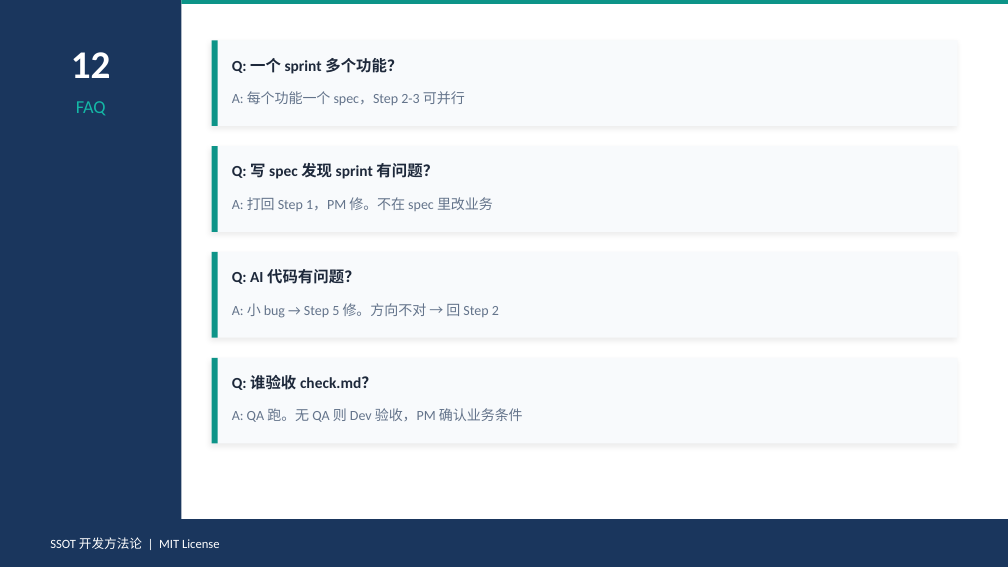
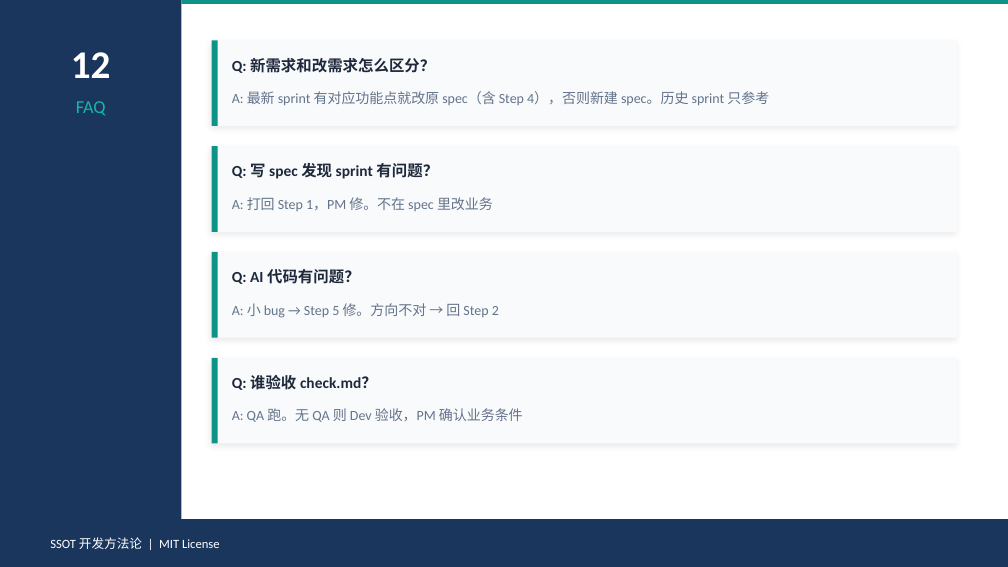
Before and after one commit to Toketec/SpecRocket, a slide deck: slide 14 of SSOT-开发方法论-培训.pptx. Drawn at 1008x567 pixels with LibreOffice and Linux fonts; fonts in the diff are those of the drawing. Boxes give left, top, right and bottom in pixels: in the first picture for what was removed or moved away, otherwise in the second. Text is boxed around its words. In the diff, an @@ line names an element or a change of style, - is before the commit and + after.

Commit message:
feat: clarify sprint ownership and sync project rules

```diff
--- a/SSOT-开发方法论-培训.pptx
+++ b/SSOT-开发方法论-培训.pptx
@@ text at (x1=232, y1=58, x2=435, y2=73): text changed @@
-Q: 一个 sprint 多个功能？
+Q: 新需求和改需求怎么区分？
@@ text at (x1=232, y1=91, x2=769, y2=105): text changed @@
-A: 每个功能一个 spec，Step 2-3 可并行
+A: 最新 sprint 有对应功能点就改原 spec（含 Step 4），否则新建 spec。历史 sprint 只参考
```
Also in this commit, not shown: 1 other slide changed, 14 other files.
